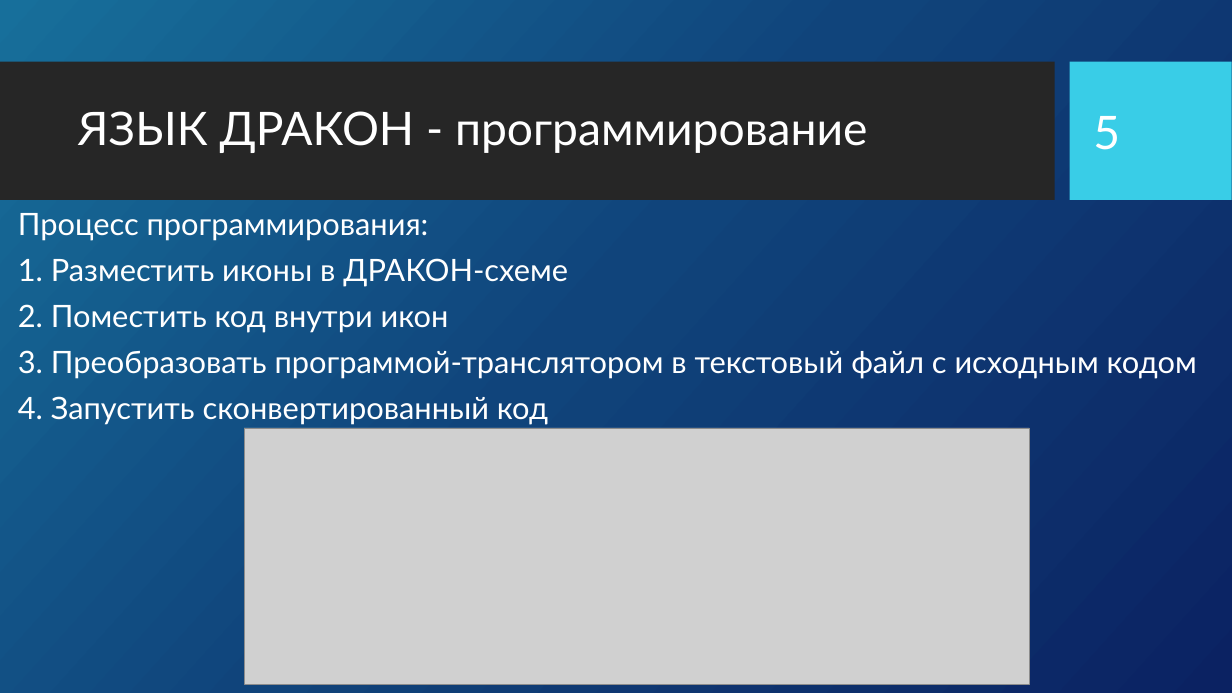
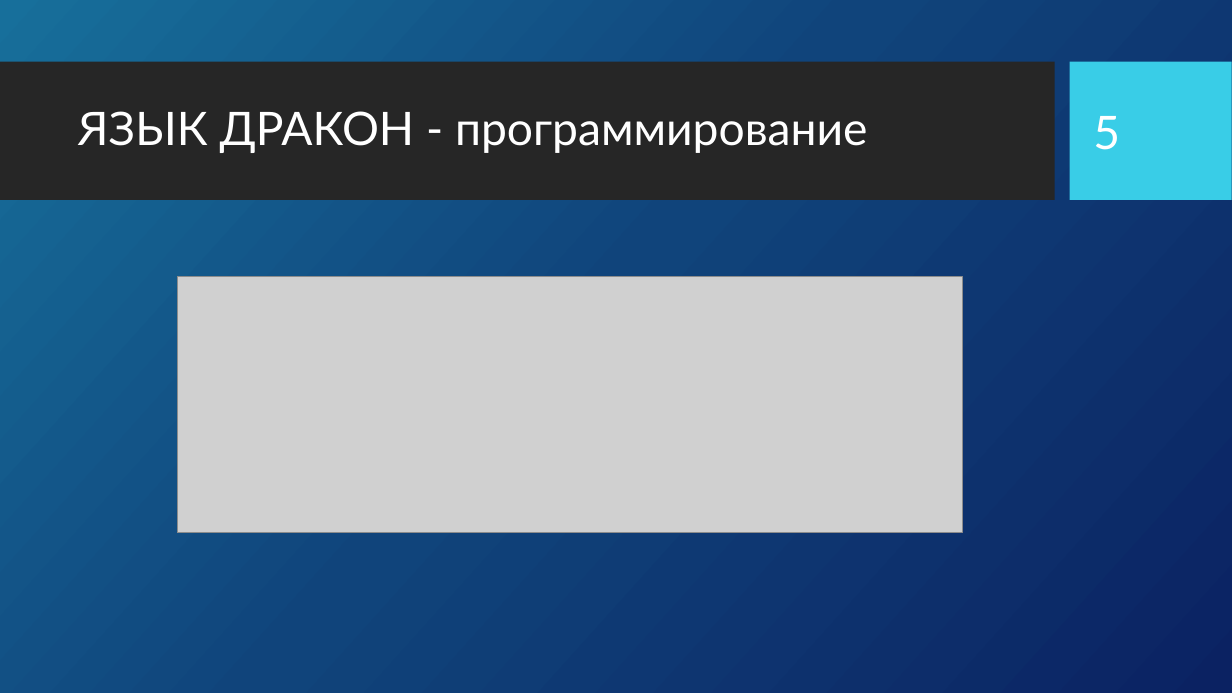
Before and after one commit to samarsky-canary/dragon, a slide deck: slide 5 of dizdocs/PreDrakon.pptx. Drawn at 1232x693 pixels with LibreOffice and Linux fonts; fonts in the diff are those of the drawing; grey boxes stand for pictures; background and template pictures are left out. Boxes give left, top, right and bottom in pixels: in the first picture for what was removed or moved away, otherwise in the second. Text is boxed around its words. In the diff, an @@ line names an element or a change of style, - is before the commit and + after.

```diff
--- a/dizdocs/PreDrakon.pptx
+++ b/dizdocs/PreDrakon.pptx
@@ text removed at (x1=18, y1=213, x2=1197, y2=425) @@
-Процесс программирования:
-1. Разместить иконы в ДРАКОН-схеме
-2. Поместить код внутри икон
-3. Преобразовать программой-транслятором в текстовый файл с исходным кодом
-4. Запустить сконвертированный код
@@ picture moved from (x1=244, y1=428, x2=1030, y2=684) to (x1=177, y1=276, x2=963, y2=532) @@
```
Also in this commit, not shown: 14 other slides changed, 3 slides added, 6 slides removed, 11 other files.
